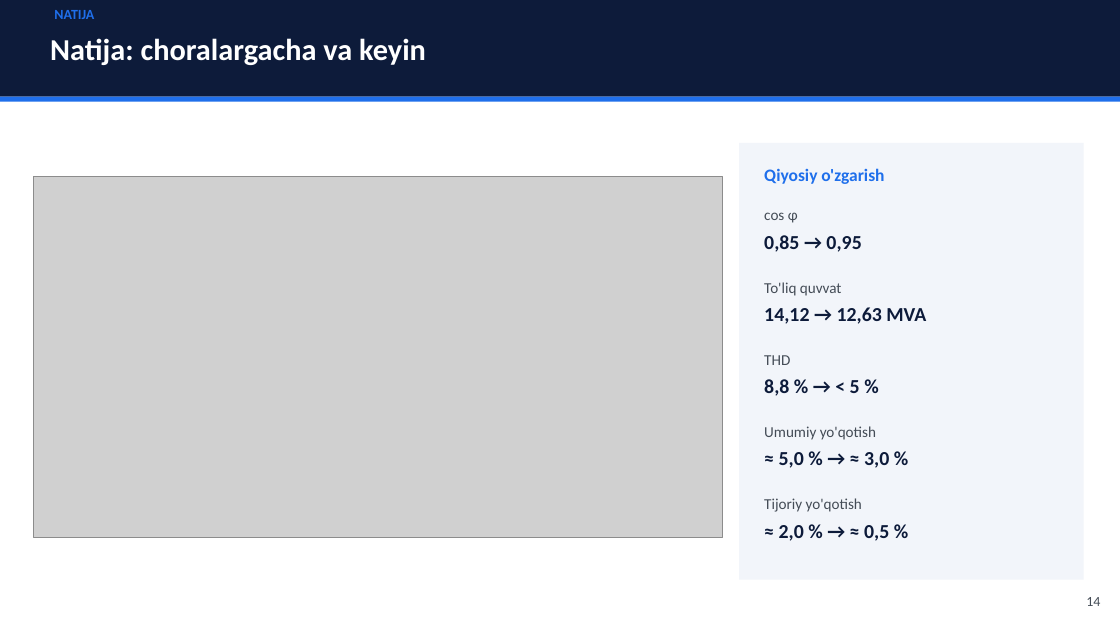
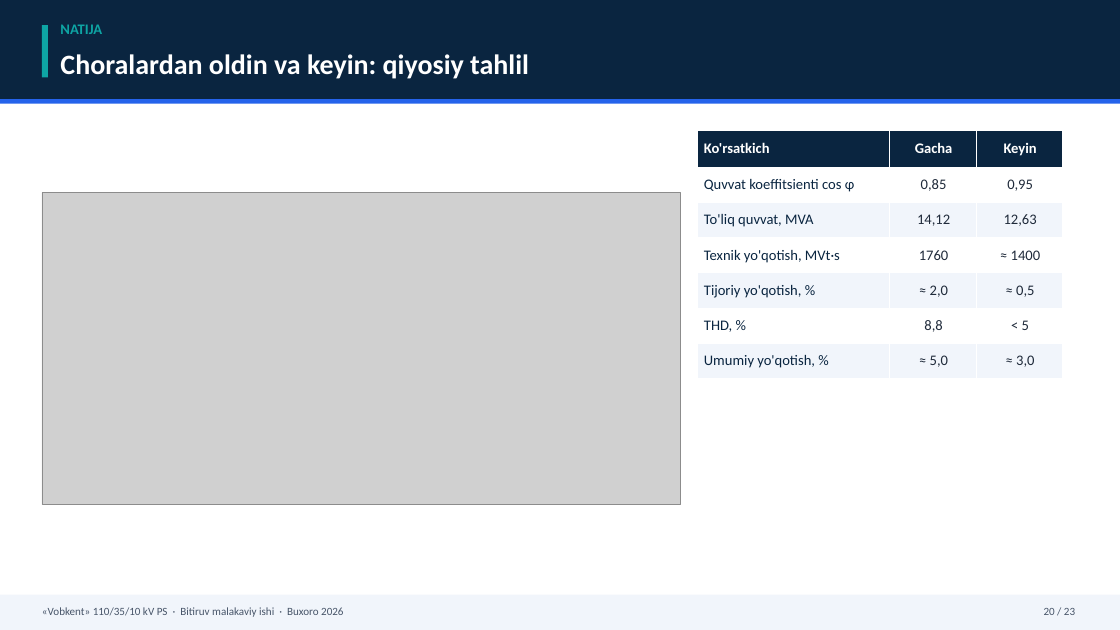
Before and after one commit to sherzod6114/-C-Users-Sherzod-Desktop-BMI_final_v5.docx-, a slide deck: slide 20 of Prezentatsiya_Vobkent_BMI.pptx (slide 14 before the commit). Drawn at 1120x630 pixels with LibreOffice and Linux fonts; fonts in the diff are those of the drawing; grey boxes stand for pictures. Boxes give left, top, right and bottom in pixels: in the first picture for what was removed or moved away, otherwise in the second. Text is boxed around its words. In the diff, an @@ line names an element or a change of style, - is before the commit and + after.

```diff
--- a/Prezentatsiya_Vobkent_BMI.pptx
+++ b/Prezentatsiya_Vobkent_BMI.pptx
@@ rectangle at (x1=0, y1=0, x2=1120, y2=99): fill #0D1B3A to #0A2540 @@
@@ rectangle added at (x1=42, y1=25, x2=48, y2=77), fill #0EA5A4 @@
@@ text "NATIJA" moved from (x1=54, y1=10, x2=94, y2=19) to (x1=60, y1=24, x2=102, y2=34) @@
@@ text "NATIJA" at (x1=60, y1=24, x2=102, y2=34): size 12 to 12.5 pt, text colour #1F6FEB to #0EA5A4 @@
@@ text at (x1=60, y1=54, x2=529, y2=79): text changed; size 26 to 24 pt @@
-Natija: choralargacha va keyin
+Choralardan oldin va keyin: qiyosiy tahlil
@@ text "Choralardan oldin va keyin: qiyosiy ..." at (x1=60, y1=54, x2=529, y2=79): vertical alignment middle to top @@
@@ rectangle at (x1=0, y1=99, x2=1120, y2=104): fill #1F6FEB to #2563EB @@
@@ table added at (x1=697, y1=130, x2=1063, y2=379), 7 rows, 3 columns @@
+Ko'rsatkich | Gacha | Keyin
+Quvvat koeffitsienti cos φ | 0,85 | 0,95
+To'liq quvvat, MVA | 14,12 | 12,63
+Texnik yo'qotish, MVt·s | 1760 | ≈ 1400
+Tijoriy yo'qotish, % | ≈ 2,0 | ≈ 0,5
+THD, % | 8,8 | < 5
+Umumiy yo'qotish, % | ≈ 5,0 | ≈ 3,0
@@ rectangle removed at (x1=739, y1=143, x2=1084, y2=580) @@
@@ text removed at (x1=764, y1=168, x2=884, y2=184) @@
-Qiyosiy o'zgarish
@@ picture resized from (x1=34, y1=176, x2=723, y2=538) to (x1=42, y1=192, x2=681, y2=504) @@
@@ text removed at (x1=764, y1=212, x2=798, y2=223) @@
-cos φ
@@ text removed at (x1=764, y1=235, x2=861, y2=252) @@
-0,85 → 0,95
@@ text removed at (x1=764, y1=282, x2=842, y2=296) @@
-To'liq quvvat
@@ text removed at (x1=764, y1=307, x2=926, y2=324) @@
-14,12 → 12,63 MVA
@@ text removed at (x1=764, y1=355, x2=790, y2=365) @@
-THD
@@ text removed at (x1=764, y1=379, x2=860, y2=396) @@
-8,8 % → < 5 %
@@ text removed at (x1=764, y1=426, x2=876, y2=440) @@
-Umumiy yo'qotish
@@ text removed at (x1=779, y1=452, x2=889, y2=468) @@
-≈ 5,0 % → ≈ 3,0 %
@@ text removed at (x1=764, y1=498, x2=862, y2=512) @@
-Tijoriy yo'qotish
@@ text removed at (x1=779, y1=525, x2=889, y2=541) @@
-≈ 2,0 % → ≈ 0,5 %
@@ rectangle added at (x1=0, y1=595, x2=1120, y2=630), fill #F1F5FB @@
@@ text removed at (x1=1086, y1=597, x2=1100, y2=606) @@
-14
@@ text added at (x1=42, y1=607, x2=343, y2=617), 9.5 pt, text #475569 @@
+«Vobkent» 110/35/10 kV PS · Bitiruv malakaviy ishi · Buxoro 2026
@@ text added at (x1=1044, y1=608, x2=1075, y2=615), 9.5 pt, text #475569 @@
+20 / 23
```
Also in this commit, not shown: 10 other slides changed, 12 slides added, 6 slides removed, 16 other files.
